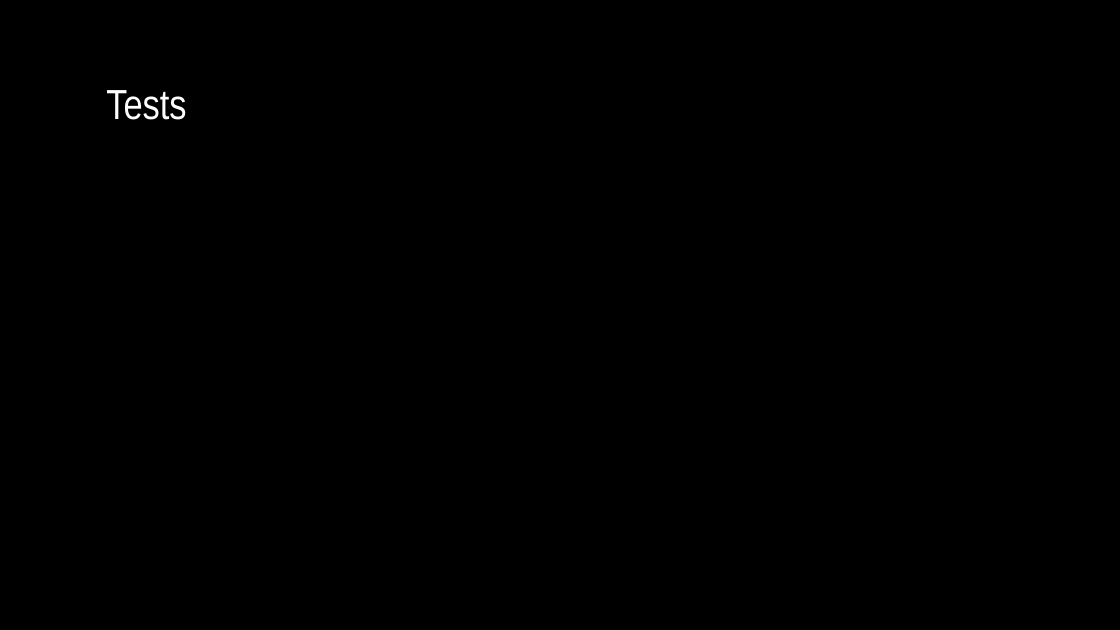
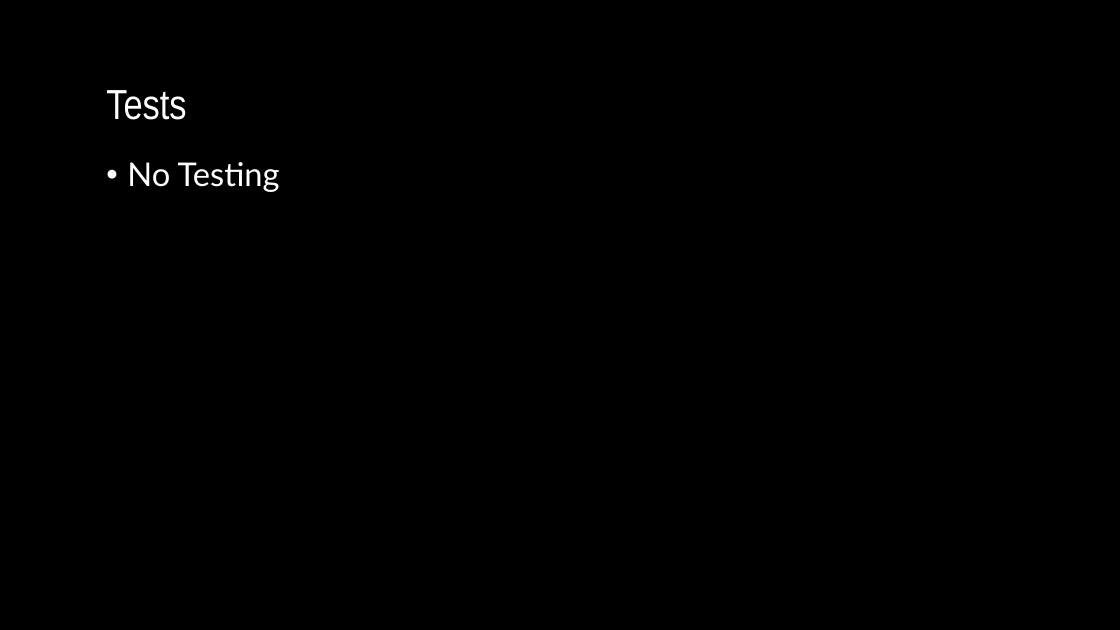
Before and after one commit to hattas/ncaa-bracket-predictor, a slide deck: slide 4 of documentation/sprint 4/Sprint 4 powerpoint.pptx. Drawn at 1120x630 pixels with LibreOffice and Linux fonts; fonts in the diff are those of the drawing; background and template pictures are left out. Boxes give left, top, right and bottom in pixels: in the first picture for what was removed or moved away, otherwise in the second. Text is boxed around its words. In the diff, an @@ line names an element or a change of style, - is before the commit and + after.

```diff
--- a/documentation/sprint 4/Sprint 4 powerpoint.pptx
+++ b/documentation/sprint 4/Sprint 4 powerpoint.pptx
@@ text added at (127, 162, 280, 192), 28 pt, text #FFFFFF @@
+• No Testing
```
Also in this commit, not shown: 1 other slide changed, 1 slide added, 1 slide removed, 1 other file.
